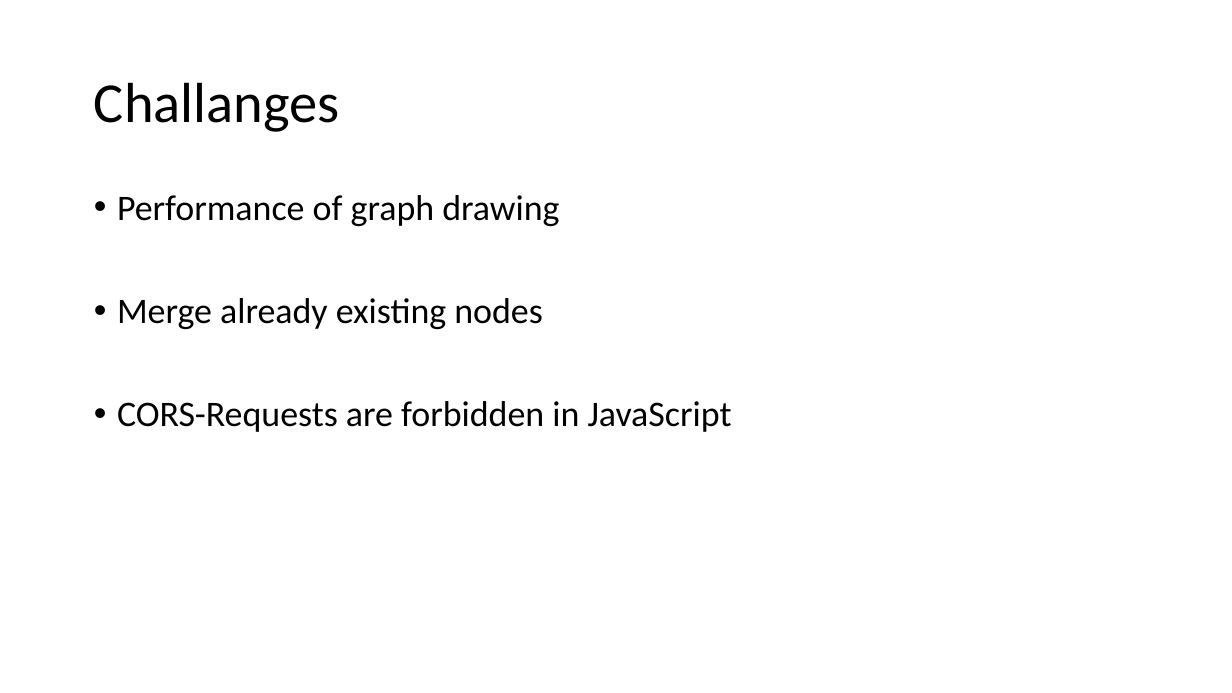
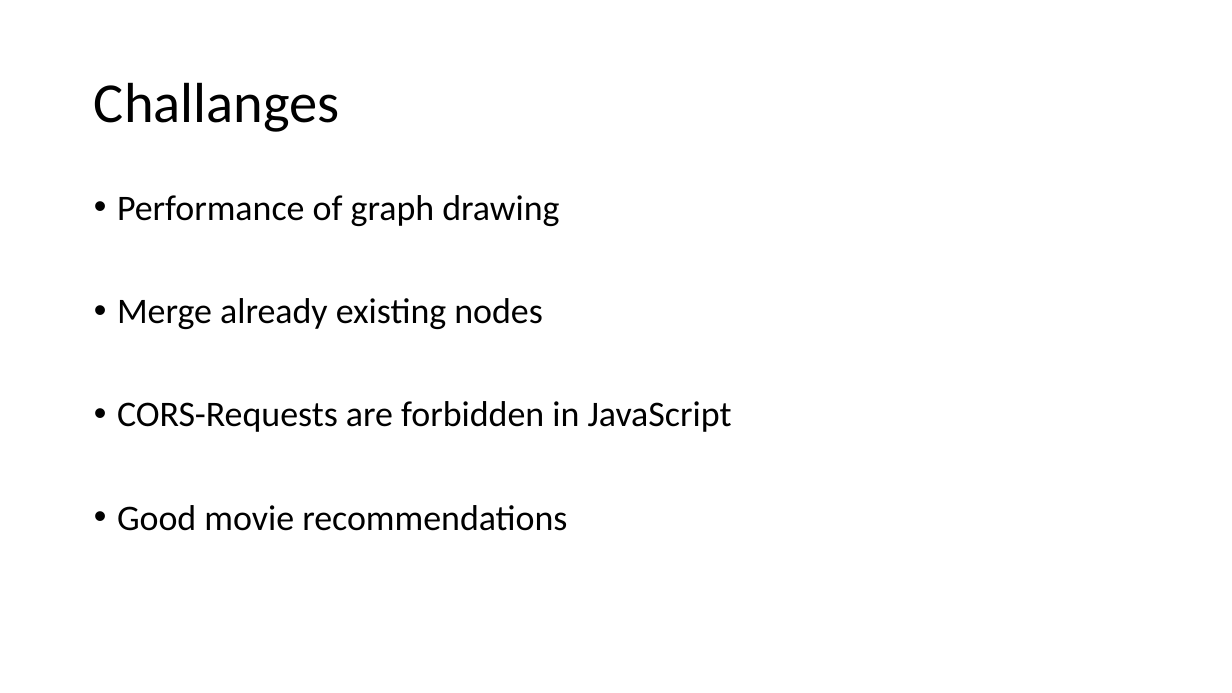
Before and after one commit to mathiasmoeller/LinkedMovieApp, a slide deck: slide 4 of Linked Movie Exploration Graph.pptx. Drawn at 1232x693 pixels with LibreOffice and Linux fonts; fonts in the diff are those of the drawing; background and template pictures are left out. Boxes give left, top, right and bottom in pixels: in the first picture for what was removed or moved away, otherwise in the second. Text is boxed around its words. In the diff, an @@ line names an element or a change of style, - is before the commit and + after.

Commit message:
Improved the "challanges" and "work separation" sections

```diff
--- a/Linked Movie Exploration Graph.pptx
+++ b/Linked Movie Exploration Graph.pptx
@@ text at [117, 505, 567, 531]: paragraph added @@
+• Good movie recommendations
```
Also in this commit, not shown: 1 other slide changed.
